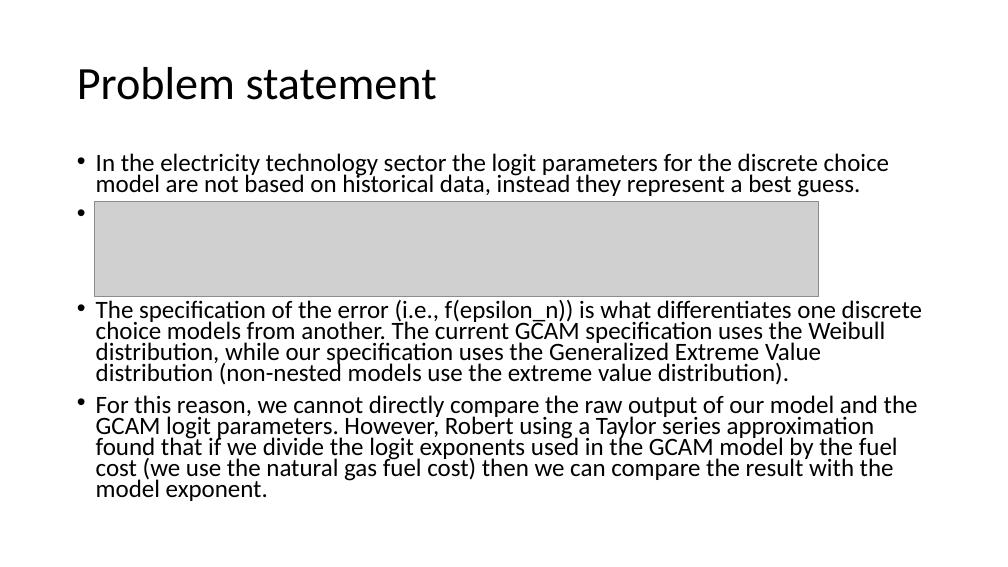
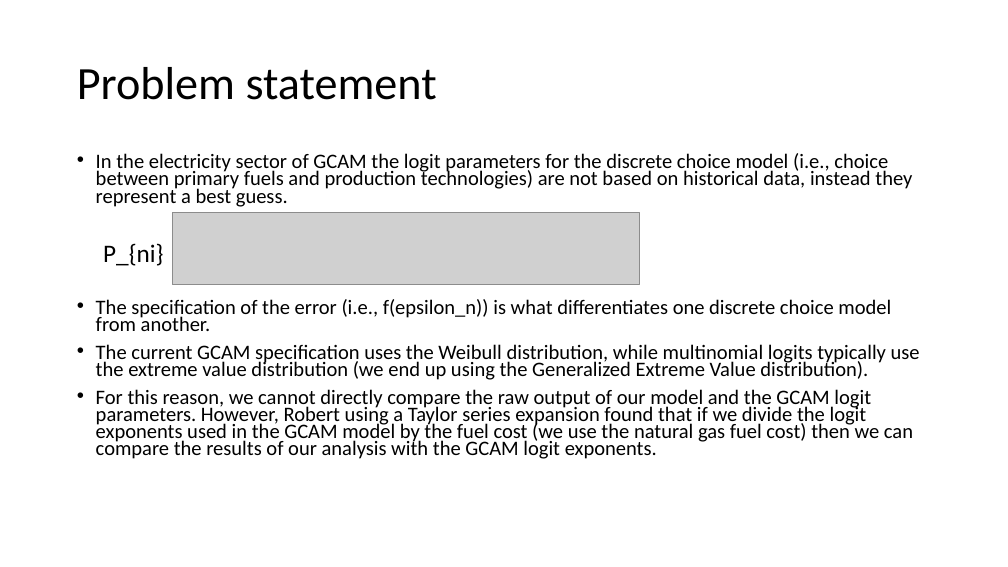
Before and after one commit to andymd26/fuzzy-waffle, a slide deck: slide 3 of doc/Electricity investment.pptx. Drawn at 1008x567 pixels with LibreOffice and Linux fonts; fonts in the diff are those of the drawing; grey boxes stand for pictures. Boxes give left, top, right and bottom in pixels: in the first picture for what was removed or moved away, otherwise in the second. Text is boxed around its words. In the diff, an @@ line names an element or a change of style, - is before the commit and + after.

Commit message:
Finished presentation

```diff
--- a/doc/Electricity investment.pptx
+++ b/doc/Electricity investment.pptx
@@ text at bbox=[96, 153, 920, 459]: text changed; size 23.8 to 19.6 pt @@
-• In the electricity technology sector the logit parameters for the discrete choice model are not based on historical data, instead they represent a best guess.
-• a
-• The specification of the error (i.e., f(epsilon_n)) is what differentiates one discrete choice models from another. The current GCAM specification uses the Weibull distribution, while our specification uses the Generalized Extreme Value distribution (non-nested models use the extreme value distribution).
-• For this reason, we cannot directly compare the raw output of our model and the GCAM logit parameters. However, Robert using a Taylor series approximation found that if we divide the logit exponents used in the GCAM model by the fuel cost (we use the natural gas fuel cost) then we can compare the result with the model exponent.
+• In the electricity sector of GCAM the logit parameters for the discrete choice model (i.e., choice between primary fuels and production technologies) are not based on historical data, instead they represent a best guess.
+• The specification of the error (i.e., f(epsilon_n)) is what differentiates one discrete choice model from another.
+• The current GCAM specification uses the Weibull distribution, while multinomial logits typically use the extreme value distribution (we end up using the Generalized Extreme Value distribution).
+• For this reason, we cannot directly compare the raw output of our model and the GCAM logit parameters. However, Robert using a Taylor series expansion found that if we divide the logit exponents used in the GCAM model by the fuel cost (we use the natural gas fuel cost) then we can compare the results of our analysis with the GCAM logit exponents.
@@ picture removed at bbox=[95, 202, 818, 297] @@
@@ picture added at bbox=[172, 212, 640, 284] @@
@@ text added at bbox=[103, 243, 163, 266], 24 pt, text #000000 @@
+P_{ni}
```
Also in this commit, not shown: 10 other slides changed, 3 slides added.
